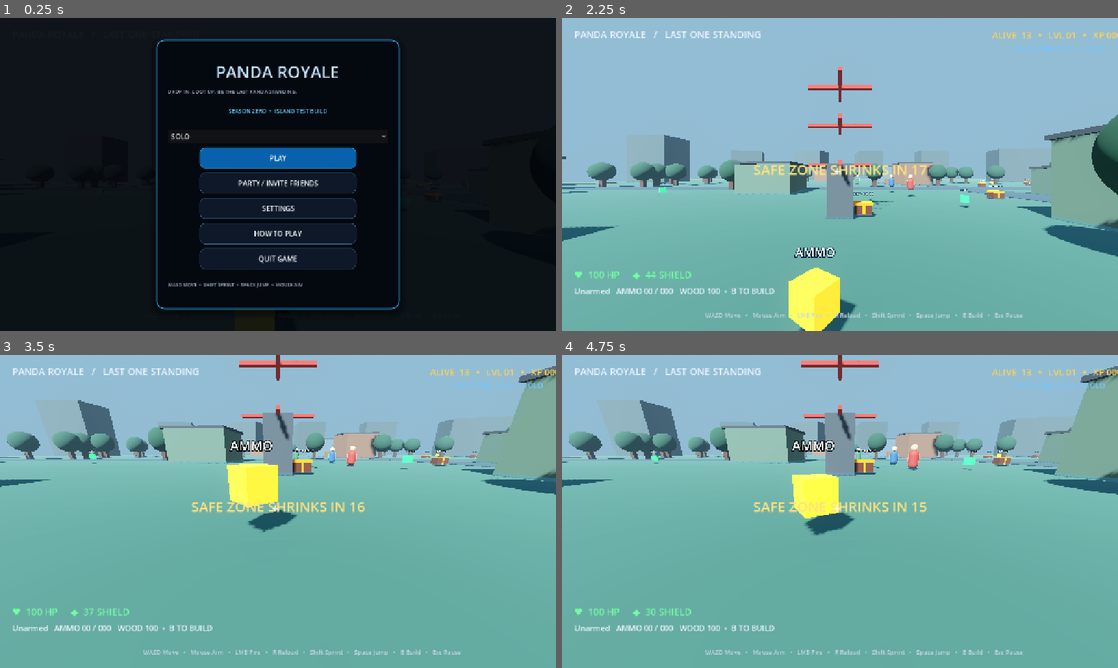
Above: before the commit, frames 1-4 (two rows, left to right).
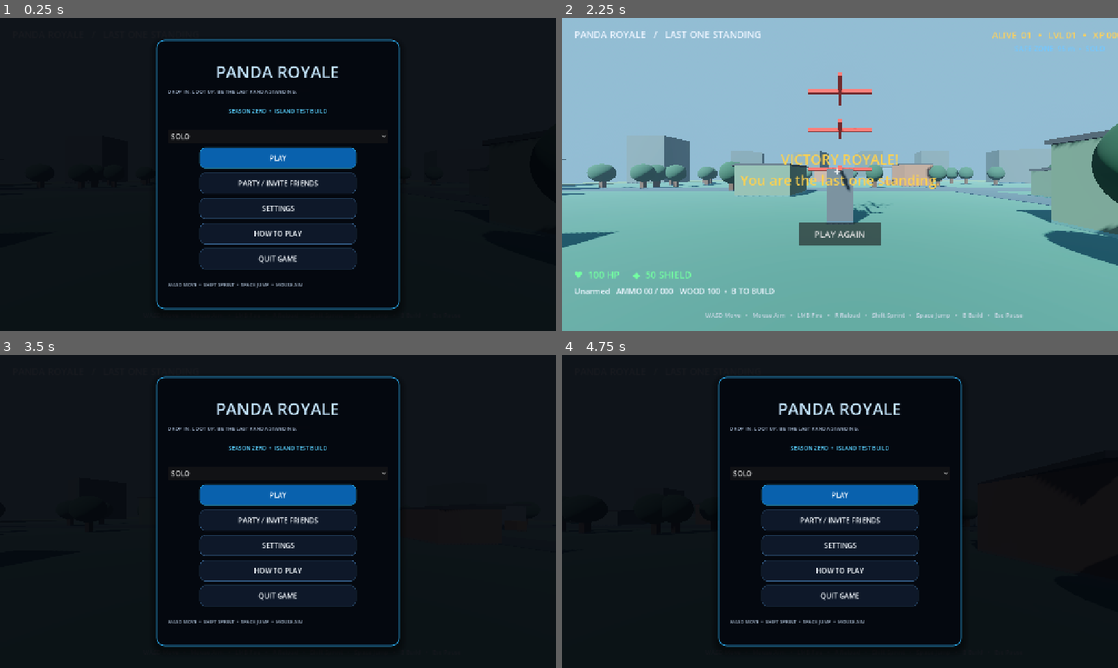
Above: after the commit, the same moments.

Repository: PandaManDev/Panda-Royale
Game: Godot game, scene res://Main.tscn
The game is run twice, just before and just after one commit, with the same random seed, the same clock (stepped at 60 frames per second) and the same inputs.
Inputs (mouse positions are in pixels of both pictures, inside the frame that each line leads up to):
- Up to frame 1 (0.25 s): no input
- Up to frame 2 (2.25 s): click "SOLO" at 0.5 s; click "SOLO" at 1.25 s; click "PLAY" at 2 s
- Up to frame 3 (3.5 s): click (278, 570) at 2.75 s, where only the run after the commit has a clickable "PLAY AGAIN"
- Up to frame 4 (4.75 s): click (840, 495) at 3.5 s, where only the run after the commit has a clickable "PLAY"; click (840, 570) at 4.25 s, where only the run after the commit has a clickable "PLAY AGAIN"

The runs differ from the first frame. In frame 2, 9.5% of the frame differs, in the area x 0-100%, y 4-100%; in frame 3, 100%, in the area x 0-100%, y 0-100%; in frame 4, 100%.
Error after the commit: Parse Error: Cannot infer the type of "sight_to" variable because the value doesn't have a set type. (res://scripts/bot.gd:127)

Commit message:
Improve bot combat fairness with line-of-sight checks

Diff:
--- a/scripts/bot.gd
+++ b/scripts/bot.gd
@@ -119,12 +119,22 @@
         velocity.y -= gravity * delta
     move_and_slide()
 
-    if distance < 32 and attack_timer <= 0:
-        attack_timer = rng.randf_range(0.75,1.35)
-        # accuracy gets worse with range; keep bots challenging but fair
-        var chance = clamp(0.72 - distance/55.0, 0.12, 0.62)
-        if rng.randf() < chance:
-            player.take_damage(rng.randf_range(5.0,10.0))
+    # Bots should not shoot through solid buildings or terrain. Cast from the
+    # upper body toward the player and attack only if the player is visible.
+    if distance < 32.0 and attack_timer <= 0.0:
+        attack_timer = rng.randf_range(0.8, 1.4)
+        var sight_from := global_position + Vector3.UP * 1.45
+        var sight_to := player.global_position + Vector3.UP * 1.1
+        var sight_query := PhysicsRayQueryParameters3D.create(sight_from, sight_to)
+        sight_query.exclude = [self]
+        sight_query.collide_with_areas = false
+        var sight_hit := get_world_3d().direct_space_state.intersect_ray(sight_query)
+        var can_see_player := sight_hit.is_empty() or sight_hit.get("collider") == player
+        if can_see_player:
+            # Accuracy falls with distance, keeping bots readable and fair.
+            var chance := clamp(0.62 - distance / 58.0, 0.08, 0.52)
+            if rng.randf() < chance:
+                player.take_damage(rng.randf_range(4.0, 8.0))
 
 func receive_damage(amount: float):
     health -= amount
